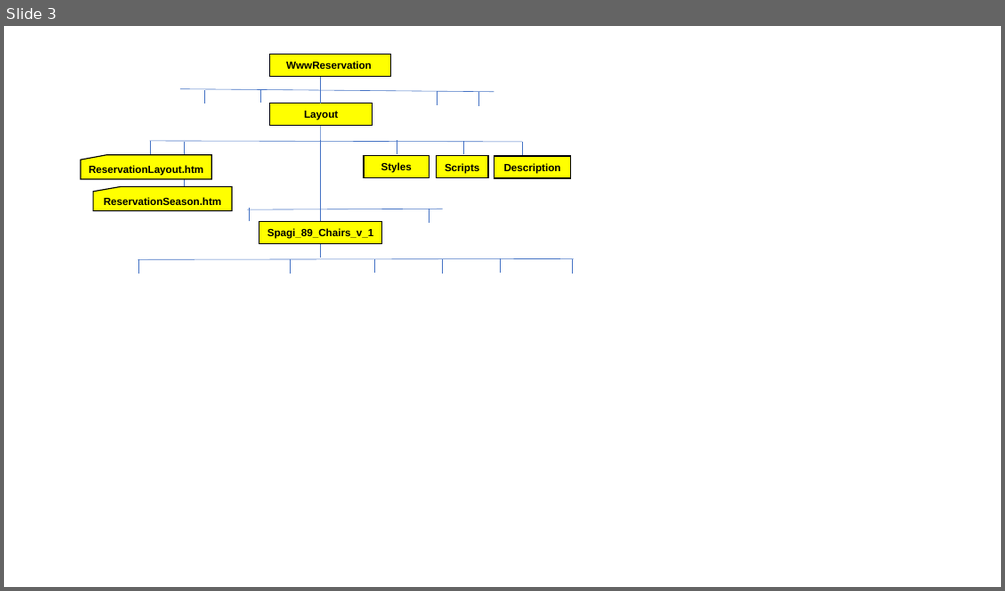
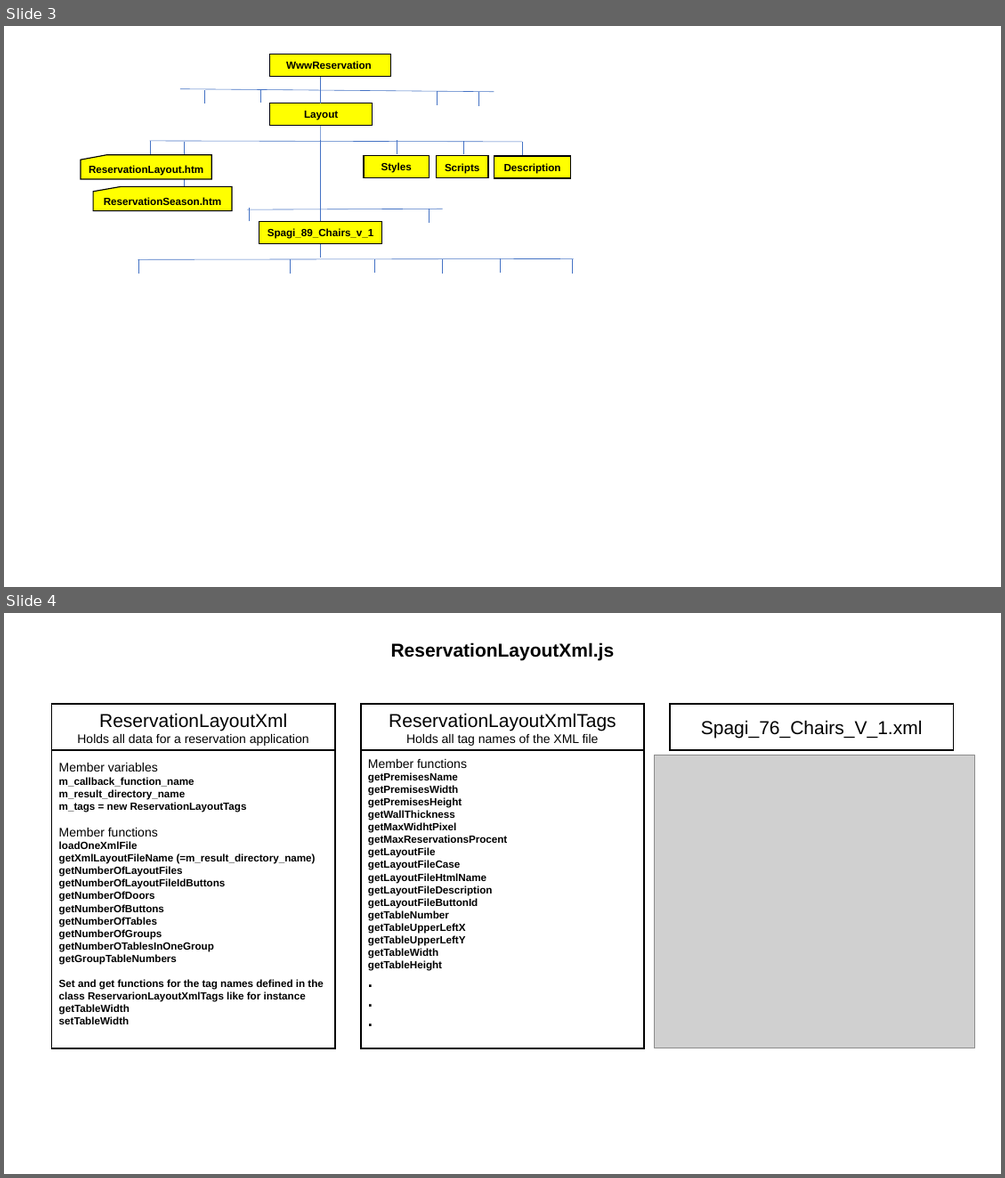
Before and after one commit to JazzLiveAarau/WwwReservationLayout, a slide deck: Description/ReservationLayout.pptx. Shown one above the other, each under a label of ours: slide 3 before the commit, slides 3 and 4 after it. The pictures are 1005x591 and 1005x1178 pixels, drawn with LibreOffice and Linux fonts; fonts in the diff are those of the drawing; grey boxes stand for pictures. Boxes give left, top, right and bottom in pixels: in the first picture for what was removed or moved away, otherwise in the second. Text is boxed around its words. In the diff, an @@ line names an element or a change of style, - is before the commit and + after.

```diff
--- a/Description/ReservationLayout.pptx
+++ b/Description/ReservationLayout.pptx
@@ slide 4 added at box(4, 613, 1001, 1174), background #FFFFFF @@
@@ text added at box(391, 642, 615, 661), 18 pt, text #000000, bold @@
+ReservationLayoutXml.js
@@ rectangle added at box(52, 704, 335, 750), outline #000000 1.5 pt, 12 pt, text #000000 @@
+ReservationLayoutXml
+Holds all data for a reservation application
@@ rectangle added at box(361, 704, 644, 750), outline #000000 1.5 pt, 12 pt, text #000000 @@
+ReservationLayoutXmlTags
+Holds all tag names of the XML file
@@ rectangle added at box(670, 704, 953, 750), outline #000000 1.5 pt, 18 pt, text #000000 @@
+Spagi_76_Chairs_V_1.xml
@@ rectangle added at box(52, 751, 335, 1048), outline #000000 1.5 pt, 10 pt, text #000000, bold @@
+Member variables
+m_callback_function_name
+m_result_directory_name
+m_tags = new ReservationLayoutTags
+Member functions
+loadOneXmlFile
+getXmlLayoutFileName (=m_result_directory_name)
+getNumberOfLayoutFiles
+getNumberOfLayoutFileIdButtons
+getNumberOfDoors
+getNumberOfButtons
+getNumberOfTables
+getNumberOfGroups
+getNumberOTablesInOneGroup
+getGroupTableNumbers
+Set and get functions for the tag names defined in the class ReservarionLayoutXmlTags like for instance getTableWidth
+setTableWidth
@@ rectangle added at box(361, 751, 644, 1048), outline #000000 1.5 pt, 10 pt, text #000000, bold @@
+Member functions
+getPremisesName
+getPremisesWidth
+getPremisesHeight
+getWallThickness
+getMaxWidhtPixel
+getMaxReservationsProcent
+getLayoutFile
+getLayoutFileCase
+getLayoutFileHtmlName
+getLayoutFileDescription
+getLayoutFileButtonId
+getTableNumber
+getTableUpperLeftX
+getTableUpperLeftY
+getTableWidth
+getTableHeight
+.
+.
+.
@@ picture added at box(655, 755, 975, 1048) @@
```
Also in this commit, not shown: 2 other slides added, 1 slide removed, 8 other files.
